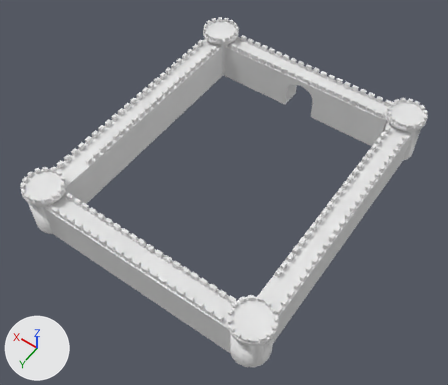
Before and after pictures for a commit that changed the OBJ model models/castle_exterior.obj.
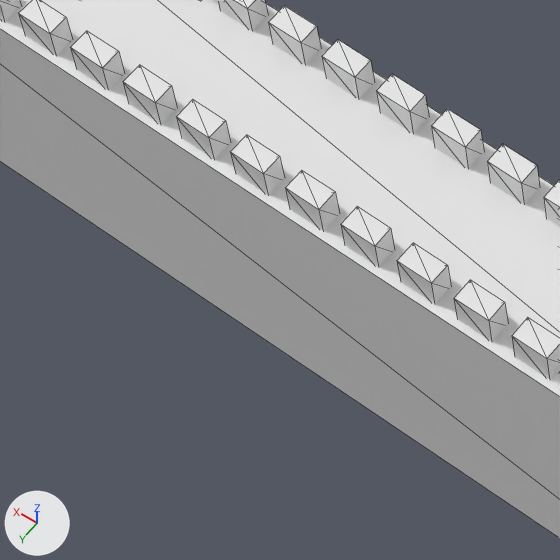
Old and new are each drawn whole from a 50 mm lens placed at (-44.9, 72.1, 97.6), pointed at (-1.4, 11.3, 2.1) and again close up on the part from 20% to 39% of the width and 60% to 83% of the height. The lights are fixed; the arrows at lower left show +X, +Y and +Z. The close-ups show mesh edges as thin lines. Where no turn or scale is listed for an object, it has been applied to the vertices.

Before the edit, the objects in view are built like this:
```python
me_castle_exterior = bpy.data.meshes.new('Castle_Exterior')
me_castle_exterior.from_pydata(...)  # 2288 vertices, 2996 faces; spans x -27.1..26.2, y -24.6..38.2, z 0.0..10.9
# before: 23 (-21.7, 36.9, 0.0), 24 (20.5, 36.9, 8.5), 25 (20.5, 36.9, 0.0), 2285 (11.5, 32.2, 1.4)
ob_castle_exterior = bpy.data.objects.new('Castle_Exterior', me_castle_exterior)
ob_castle_exterior.location = (0.0, 0.0, 0.0)
```
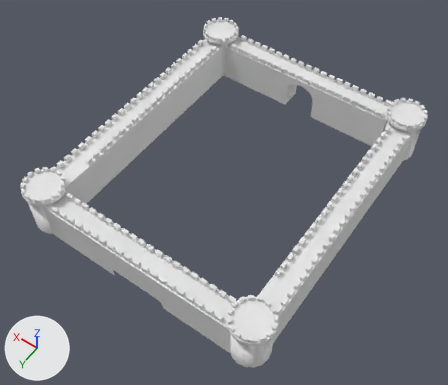
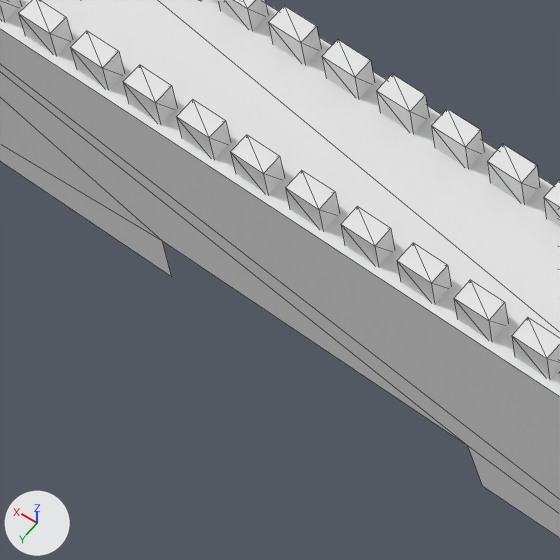
What differs and where, as boxes (x1, y1, x2, y2) in the close-ups (560 x 560 px):
part 1 of me_castle_exterior, built on: (0, 65, 560, 538) in both

What the commit changed:
me_castle_exterior has 2288 vertices, 2996 faces and spans x -27.1..26.2, y -24.6..38.2, z 0.0..10.9.
me_castle_exterior is used by ob_castle_exterior; location (0.0, 0.0, 0.0).
Verts and faces of me_castle_exterior; kept vertices keep their numbers, new ones are numbered from 2288.
Part 1, on me_castle_exterior:
Faces deleted: (23, 24, 25).
Vertex 2285 moves to (11.5, 32.2, 1.6).
New vertex 2288 is at (-6.7, 36.9, 0.0), pixel (482, 486).
New vertex 2289 is at (4.6, 36.9, 0.0), pixel (171, 276).
New vertex 2290 is at (4.5, 36.9, 2.0), pixel (162, 240).
New vertex 2291 is at (-6.4, 36.9, 1.9), pixel (467, 445).
New faces: (23, 24, 2291), (24, 25, 2290), (25, 2289, 2290), (23, 2291, 2288), (24, 2290, 2291).
